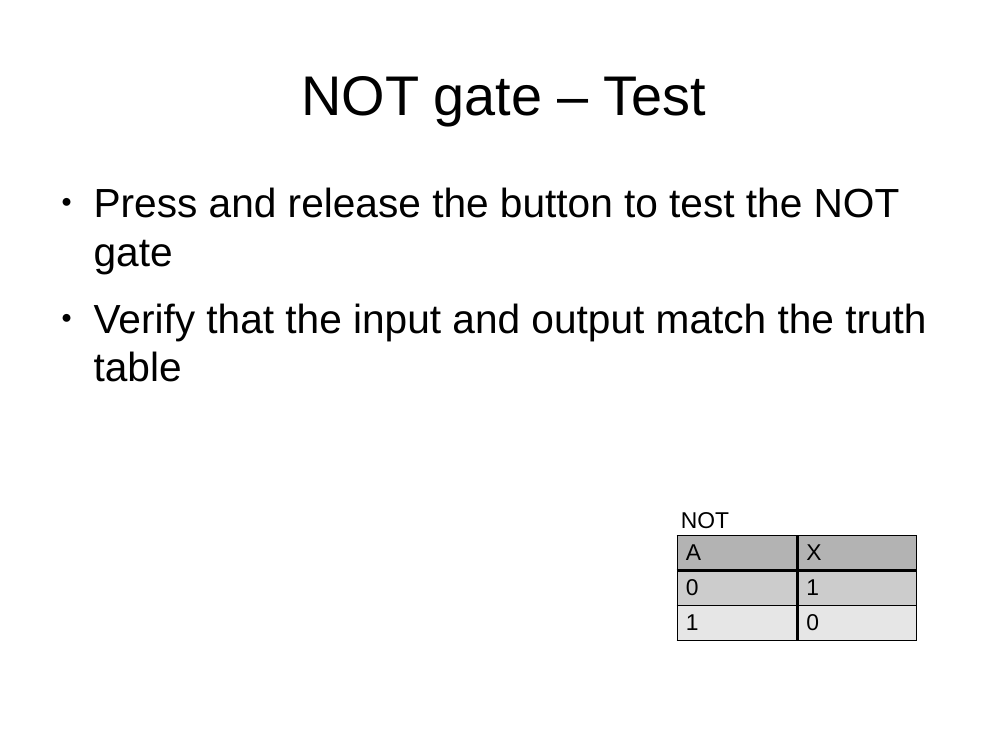
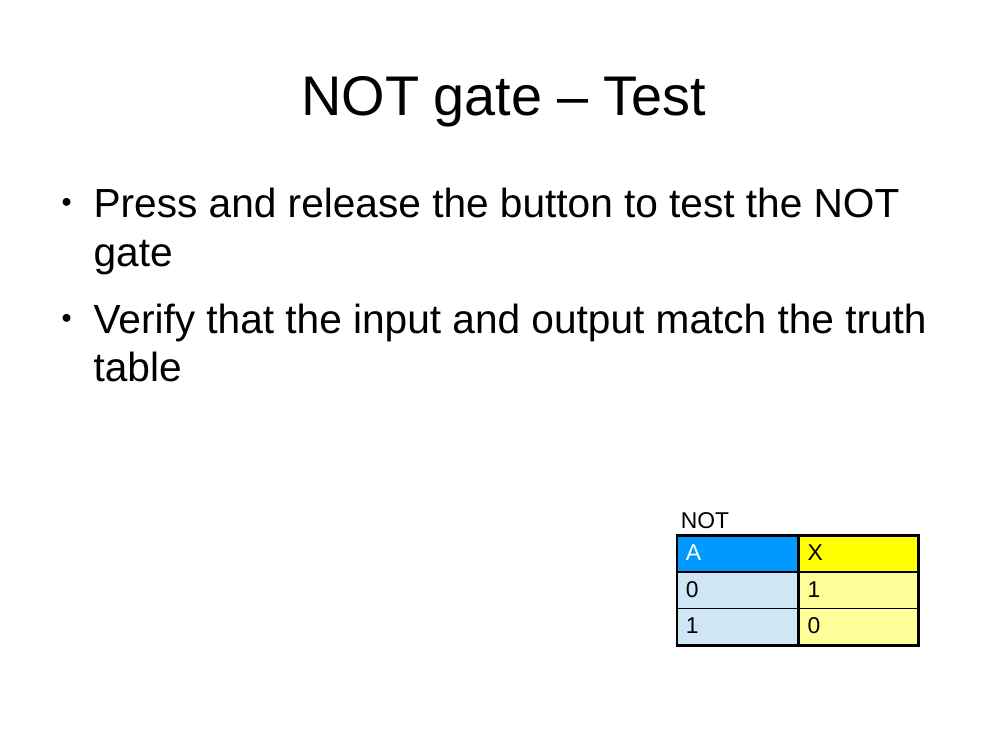
Before and after one commit to swarren/presentations, a slide deck: slide 18 of lcs-digital-logic-build-a-not-nand-gate-from-mosfets/lcs-digital-logic-build-a-not-nand-gate-from-mosfets.odp. Drawn at 1008x756 pixels with LibreOffice and Linux fonts; fonts in the diff are those of the drawing. Boxes give left, top, right and bottom in pixels: in the first picture for what was removed or moved away, otherwise in the second. Text is boxed around its words. In the diff, an @@ line names an element or a change of style, - is before the commit and + after.

Commit message:
build-a-not-nand-gate: Fixes after presentation
- Set all resistors to 5-band 1%, so the bands in the breadboard diagrams
  match the kits.

- Move the addition of the input LED of the NOT gate from step 1 to step
  2, so people aren't tempted to wire the LED directly to ground without
  a current-limiting resistor.

- Remove blue air-wire from one of the intermediate NAND gate Fritzing
  files.

- Add color to the gate truth tables.

```diff
--- a/lcs-digital-logic-build-a-not-nand-gate-from-mosfets/lcs-digital-logic-build-a-not-nand-gate-from-mosfets.odp
+++ b/lcs-digital-logic-build-a-not-nand-gate-from-mosfets/lcs-digital-logic-build-a-not-nand-gate-from-mosfets.odp
@@ table at bbox=[677, 536, 918, 644] @@
@@ fill #B3B3B3 to #0099FF in row 1, column 1 @@
@@ fill #B3B3B3 to #FFFF00 in row 1, column 2 @@
@@ fill #CCCCCC to #CFE7F5 in row 2, column 1 @@
@@ fill #CCCCCC to #FFFF99 in row 2, column 2 @@
@@ fill #E6E6E6 to #CFE7F5 in row 3, column 1 @@
@@ fill #E6E6E6 to #FFFF99 in row 3, column 2 @@
@@ text colour #000000 to #FFFFFF in "A" @@
@@ borders changed @@
```
Also in this commit, not shown: 5 other slides changed, 28 other files.
